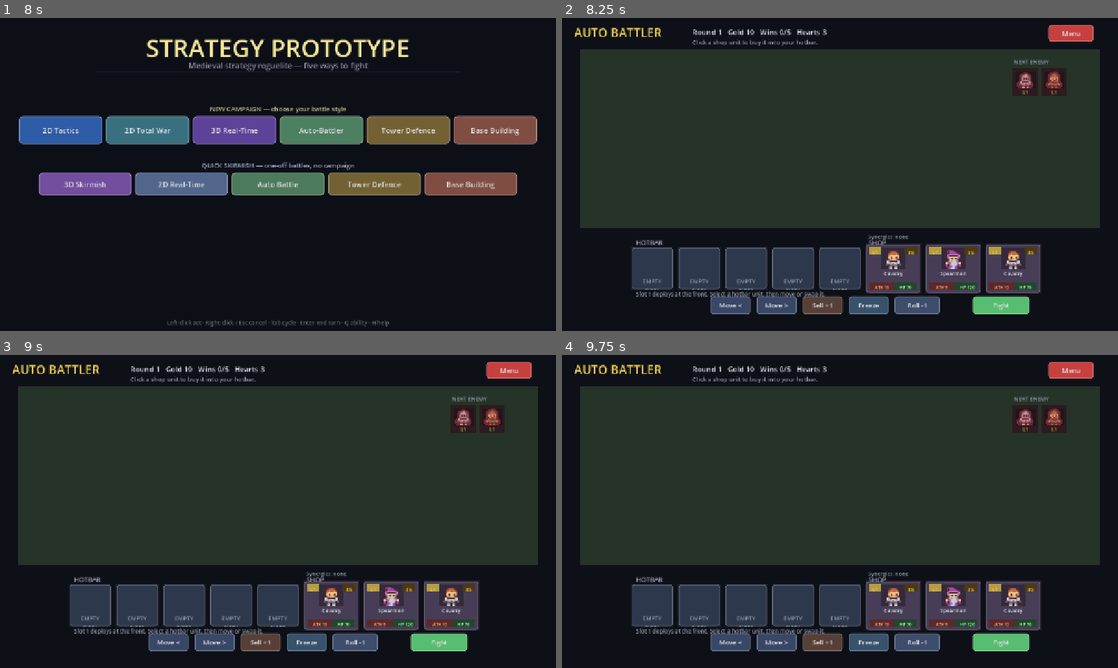
Above: before the commit, frames 1-4 (two rows, left to right).
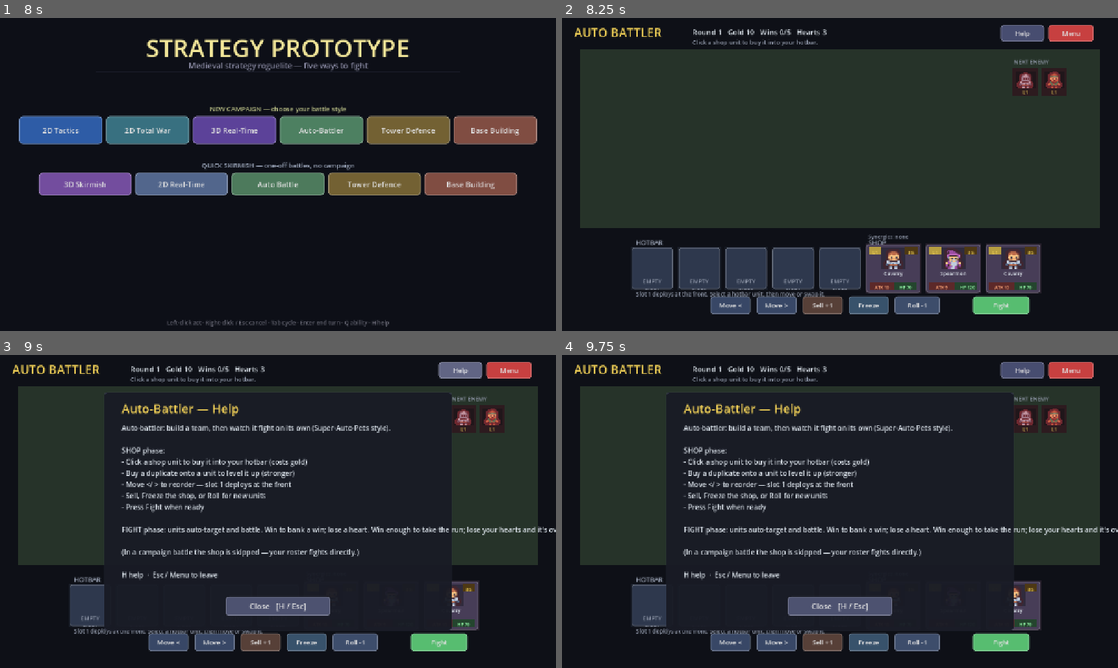
Above: after the commit, the same moments.

Repository: kabuumu/strategy-prototype
Game: Godot game, scene res://src/title/title.tscn
Same seed, same stepped clock (60 frames per second), same inputs: the game is played once before the commit and once after it.
Inputs (mouse positions are in pixels of both pictures, inside the frame that each line leads up to):
- Up to frame 1 (8 s): click "3D Skirmish" at 0.5 s; click "Restart" at 1.25 s; click "Restart" at 2 s; click "Restart" at 2.75 s; click "Menu" at 3.5 s; click "2D Real-Time" at 4.25 s; click "Restart" at 5 s; click "Restart" at 5.75 s; click "Restart" at 6.5 s; click "Menu" at 7.25 s
- Up to frame 2 (8.25 s): click "Auto Battle" at 8 s
- Up to frame 3 (9 s): click (461, 370) at 8.75 s, where only the run after the commit has a clickable "Help"
- Up to frame 4 (9.75 s): click "EMPTY" at 9.5 s

Frame 1 is identical in both runs. In frame 2, 0.4% of the frame differs, in the area x 78-87%, y 2-8%; in frame 3, 12%, in the area x 18-100%, y 2-88%; in frame 4, 12%.

Commit message:
UX: per-mode Help overlay (H key) for every battle mode
Only the hex battle had a help screen; the five other modes had no in-game
explanation of their controls/goal. Added a shared UITheme.help_overlay() and
wired an H-key (and a Help button in the auto-battler) into 3D Skirmish, 2D
Real-Time, Auto-Battler, Tower Defence and Base Building, each with a tailored
controls + objective summary. Esc/H closes it.

Co-Authored-By: Claude Opus 4.8 <noreply@anthropic.com>

Diff:
--- a/src/autobattler/autobattler.gd
+++ b/src/autobattler/autobattler.gd
@@ -102,6 +102,9 @@
 var _unit_state: Dictionary = {}
 var _feedback: Array = []
 var _last_recap: Dictionary = {}
+var _help_overlay: Control = null
+
+const HELP_BODY: String = "Auto-battler: build a team, then watch it fight on its own (Super-Auto-Pets style).\n\nSHOP phase:\n- Click a shop unit to buy it into your hotbar (costs gold)\n- Buy a duplicate onto a unit to level it up (stronger)\n- Move </ > to reorder — slot 1 deploys at the front\n- Sell, Freeze the shop, or Roll for new units\n- Press Fight when ready\n\nFIGHT phase: units auto-target and battle. Win to bank a win; lose a heart. Win enough to take the run; lose your hearts and it's over.\n\n(In a campaign battle the shop is skipped — your roster fights directly.)\n\nH help  ·  Esc / Menu to leave"
 
 # --- Campaign integration (battle_mode "auto") -----------------------------
 # Launched from the campaign map, the auto-battler runs a SINGLE fight — the
@@ -211,6 +214,7 @@
 	else:
 		_add_label("Round %d   Gold %d   Wins %d/%d   Hearts %d" % [round_no, gold, wins, MAX_WINS, hearts],
 				17, UITheme.TEXT, Vector2(300.0, 20.0), Vector2(470.0, 26.0))
+	_add_button("Help", Vector2(1010.0, 16.0), Vector2(100.0, 38.0), Color(0.28, 0.30, 0.44), _toggle_help)
 	_add_button("Menu", Vector2(1120.0, 16.0), Vector2(104.0, 38.0), UITheme.RED, _on_menu)
 
 	if phase == Phase.SHOP:
@@ -619,6 +623,18 @@
 func _on_menu() -> void:
 	get_tree().change_scene_to_file("res://src/title/title.tscn")
 
+func _unhandled_input(event: InputEvent) -> void:
+	if event is InputEventKey and event.pressed and not event.echo and event.keycode == KEY_H:
+		_toggle_help()
+
+func _toggle_help() -> void:
+	if _help_overlay != null:
+		_help_overlay.queue_free()
+		_help_overlay = null
+		return
+	_help_overlay = UITheme.help_overlay("Auto-Battler — Help", HELP_BODY, _toggle_help)
+	add_child(_help_overlay)
+
 func _roll_shop(_initial: bool) -> void:
 	var previous := shop.duplicate(true)
 	shop.clear()
--- a/src/basebuilder/basebuilder.gd
+++ b/src/basebuilder/basebuilder.gd
@@ -71,7 +71,10 @@
 var _status_label: Label
 var _stat_label: Label
 var _settings_overlay: Control = null
+var _help_overlay: Control = null
 var _rng := RandomNumberGenerator.new()
+
+const HELP_BODY: String = "Destroy the ENTIRE enemy base — every building AND their Town Centre — to win. Lose your Town Centre and it's over.\n\nYour Town Centre earns gold over time. Spend it: pick a building from the top bar and click your half of the field (left).\n\n- Farm: more income\n- Barracks / Archery Range / Stable: auto-produce regiments that march right and assault the enemy base\n- Watchtower: stationary defender\n\nYour regiments fight what they meet, then grind through the enemy's buildings to the HQ. The enemy mirrors you with a scaling attack — defend!\n\nSPACE pause  ·  Esc menu  ·  H help"
 
 # Campaign integration
 var _campaign: bool = false
@@ -430,6 +433,10 @@
 # Input
 # ---------------------------------------------------------------------------
 func _unhandled_input(event: InputEvent) -> void:
+	if _help_overlay != null:
+		if event is InputEventKey and event.pressed and not event.echo and event.keycode in [KEY_H, KEY_ESCAPE]:
+			_toggle_help()
+		return
 	if _settings_overlay != null:
 		if event is InputEventKey and event.pressed and not event.echo and event.keycode == KEY_ESCAPE:
 			_toggle_settings_menu()
@@ -441,10 +448,20 @@
 				_status_label.text = "Paused." if _paused else "Resumed."
 			KEY_ESCAPE:
 				_toggle_settings_menu()
+			KEY_H:
+				_toggle_help()
 		return
 	if event is InputEventMouseButton and event.pressed and event.button_index == MOUSE_BUTTON_LEFT:
 		if event.position.y > FIELD_RECT.position.y:
 			_try_build(event.position)
+
+func _toggle_help() -> void:
+	if _help_overlay != null:
+		_help_overlay.queue_free()
+		_help_overlay = null
+		return
+	_help_overlay = UITheme.help_overlay("Base Building — Help", HELP_BODY, _toggle_help)
+	_ui.add_child(_help_overlay)
 
 func _toggle_settings_menu() -> void:
 	if _settings_overlay != null:
--- a/src/rtbattle/rtbattle.gd
+++ b/src/rtbattle/rtbattle.gd
@@ -73,7 +73,10 @@
 
 var _paused: bool = true
 var _settings_overlay: Control = null
+var _help_overlay: Control = null
 var _battle_started: bool = false
+
+const HELP_BODY: String = "Real-time-with-pause tactics — command regiments of soldiers.\n\n- Left-drag: band-box select (Shift adds to the selection)\n- Right-click: move there, or attack the enemy regiment under the cursor\n- Idle regiments hold ground and auto-engage anything that comes in range\n- Orders can be queued while paused, then play out when you resume\n\nSPACE start / pause  ·  R restart (when ended)  ·  Esc menu  ·  H help"
 var _player_has_issued_order: bool = false
 var _ended: bool = false
 
@@ -473,6 +476,10 @@
 			get_viewport().set_input_as_handled()
 
 func _unhandled_input(event: InputEvent) -> void:
+	if _help_overlay != null:
+		if event is InputEventKey and event.pressed and not event.echo and event.keycode in [KEY_H, KEY_ESCAPE]:
+			_toggle_help()
+		return
 	# Pause menu open: Esc closes it, swallow everything else.
 	if _settings_overlay != null:
 		if event is InputEventKey and event.pressed and not event.echo and event.keycode == KEY_ESCAPE:
@@ -485,9 +492,19 @@
 			KEY_R:
 				if _ended:
 					get_tree().reload_current_scene()
+			KEY_H:
+				_toggle_help()
 			KEY_ESCAPE:
 				_toggle_settings_menu()
 		return
+
+func _toggle_help() -> void:
+	if _help_overlay != null:
+		_help_overlay.queue_free()
+		_help_overlay = null
+		return
+	_help_overlay = UITheme.help_overlay("2D Real-Time — Help", HELP_BODY, _toggle_help)
+	add_child(_help_overlay)
 
 # Left-click down: start a drag candidate. We don't know yet whether the
 # player will band-box or simply click a unit, so we record the origin and
--- a/src/skirmish3d/skirmish3d.gd
+++ b/src/skirmish3d/skirmish3d.gd
@@ -224,6 +224,9 @@
 var _command_label: Label
 var _begin_button: Button = null
 var _settings_overlay: Control = null
+var _help_overlay: Control = null
+
+const HELP_BODY: String = "Total-War style real-time tactics. Command regiments of soldiers; morale, facing and terrain all matter.\n\n- Left-drag: band-box select your regiments (Shift adds)\n- Right-click: move there, or attack an enemy regiment\n- Idle regiments hold ground and auto-engage anything in range\n\nCommand abilities (on the selection):\n- G: Shield Wall  ·  V: Volley  ·  F: cycle Formation (Line / Wedge)\n\nCamera: WASD / arrows / screen edge to pan, mouse wheel to zoom.\nSPACE pause  ·  Esc menu  ·  H help\n\nCampaign battles open in a DEPLOYMENT phase — reposition your regiments, then press Begin Battle (or Enter)."
 var _info_panel: Panel
 var _info_label: Label
 var _result_label: Label
@@ -733,6 +736,14 @@
 	var note := "Leaving abandons this battle. Continue resumes from the map." if _campaign else ""
 	_settings_overlay = UITheme.pause_menu(_toggle_settings_menu, _on_menu_button, note)
 	_ui.add_child(_settings_overlay)
+
+func _toggle_help() -> void:
+	if _help_overlay != null:
+		_help_overlay.queue_free()
+		_help_overlay = null
+		return
+	_help_overlay = UITheme.help_overlay("3D Skirmish — Help", HELP_BODY, _toggle_help)
+	_ui.add_child(_help_overlay)
 
 func _spawn_armies() -> void:
 	if _campaign:
@@ -888,6 +899,10 @@
 	_refresh_ui()
 
 func _unhandled_input(event: InputEvent) -> void:
+	if _help_overlay != null:
+		if event is InputEventKey and event.pressed and not event.echo and event.keycode in [KEY_H, KEY_ESCAPE]:
+			_toggle_help()
+		return
 	# Pause menu open: Esc closes it, swallow everything else.
 	if _settings_overlay != null:
 		if event is InputEventKey and event.pressed and not event.echo and event.keycode == KEY_ESCAPE:
@@ -902,6 +917,8 @@
 			_begin_battle()
 			return
 		match event.keycode:
+			KEY_H:
+				_toggle_help()
 			KEY_SPACE:
 				if not _deploying:
 					_set_paused(not _paused)
--- a/src/towerdefense/towerdefense.gd
+++ b/src/towerdefense/towerdefense.gd
@@ -114,7 +114,10 @@
 var _wave_label: Label
 var _status_label: Label
 var _settings_overlay: Control = null
+var _help_overlay: Control = null
 var _rng := RandomNumberGenerator.new()
+
+const HELP_BODY: String = "Defend your keep (far left) from waves marching down the lane.\n\nPlace defenders: pick a type from the top bar, then click buildable ground (anywhere off the lane and clear of the keep). They hold position and auto-fire on anything in range.\n\nGold comes from kills and from clearing each wave — spend it on more defenders, then press Start Wave (or Enter) to send the next wave.\n\nEnemies that reach the keep damage it. Lose all keep HP and it's over. Survive every wave to win.\n\nSPACE pause  ·  Esc menu  ·  H help"
 
 func _ready() -> void:
 	_rng.randomize()
@@ -441,6 +444,10 @@
 # Input
 # ---------------------------------------------------------------------------
 func _unhandled_input(event: InputEvent) -> void:
+	if _help_overlay != null:
+		if event is InputEventKey and event.pressed and not event.echo and event.keycode in [KEY_H, KEY_ESCAPE]:
+			_toggle_help()
+		return
 	if _settings_overlay != null:
 		if event is InputEventKey and event.pressed and not event.echo and event.keycode == KEY_ESCAPE:
 			_toggle_settings_menu()
@@ -452,12 +459,23 @@
 				_status_label.text = "Paused." if _paused else "Resumed."
 			KEY_ESCAPE:
 				_toggle_settings_menu()
+			KEY_H:
+				_toggle_help()
 			KEY_ENTER, KEY_KP_ENTER:
 				_on_start_wave()
 		return
+
 	if event is InputEventMouseButton and event.pressed and event.button_index == MOUSE_BUTTON_LEFT:
 		if event.position.y > FIELD_RECT.position.y:
 			_try_place(event.position)
+
+func _toggle_help() -> void:
+	if _help_overlay != null:
+		_help_overlay.queue_free()
+		_help_overlay = null
+		return
+	_help_overlay = UITheme.help_overlay("Tower Defence — Help", HELP_BODY, _toggle_help)
+	_ui.add_child(_help_overlay)
 
 func _toggle_settings_menu() -> void:
 	if _settings_overlay != null:
--- a/src/ui/ui_theme.gd
+++ b/src/ui/ui_theme.gd
@@ -100,6 +100,24 @@
 		root.add_child(label(note, 12, TEXT_MUTED, Vector2(516.0, 424.0), Vector2(250.0, 44.0)))
 	return root
 
+# Full-screen help overlay: dimmed background, a titled panel of body text, and
+# a Close button. Returns the root Control — add it as a child, free to dismiss.
+static func help_overlay(title: String, body: String, on_close: Callable) -> Control:
+	var root := Control.new()
+	root.set_anchors_preset(Control.PRESET_FULL_RECT)
+	root.z_index = 4096
+	var dim := ColorRect.new()
+	dim.color = Color(0.0, 0.0, 0.0, 0.72)
+	dim.set_anchors_preset(Control.PRESET_FULL_RECT)
+	dim.mouse_filter = Control.MOUSE_FILTER_STOP
+	root.add_child(dim)
+	panel(root, Vector2(240.0, 86.0), Vector2(800.0, 548.0))
+	root.add_child(label(title, 28, GOLD, Vector2(280.0, 104.0), Vector2(720.0, 36.0)))
+	root.add_child(label(body, 16, TEXT, Vector2(280.0, 156.0), Vector2(724.0, 360.0)))
+	root.add_child(button("Close   [H / Esc]", Vector2(520.0, 556.0), Vector2(240.0, 44.0),
+		Color(0.30, 0.32, 0.44), on_close))
+	return root
+
 static func chip(parent: Node, text: String, pos: Vector2, color: Color, width: float = 120.0) -> Label:
 	var bg := ColorRect.new()
 	bg.position = pos
